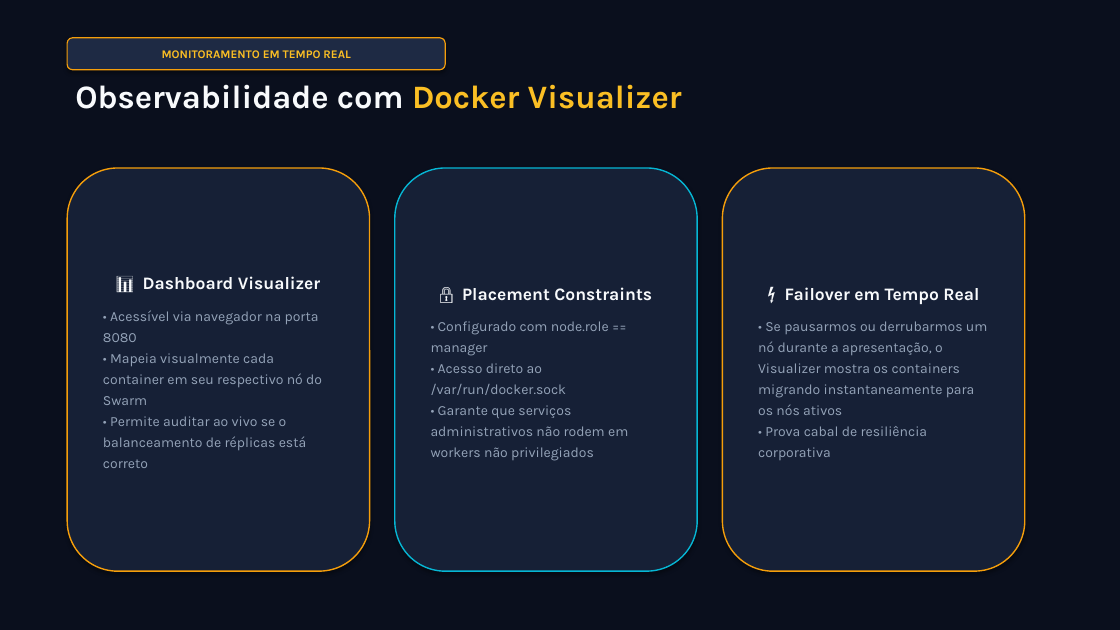
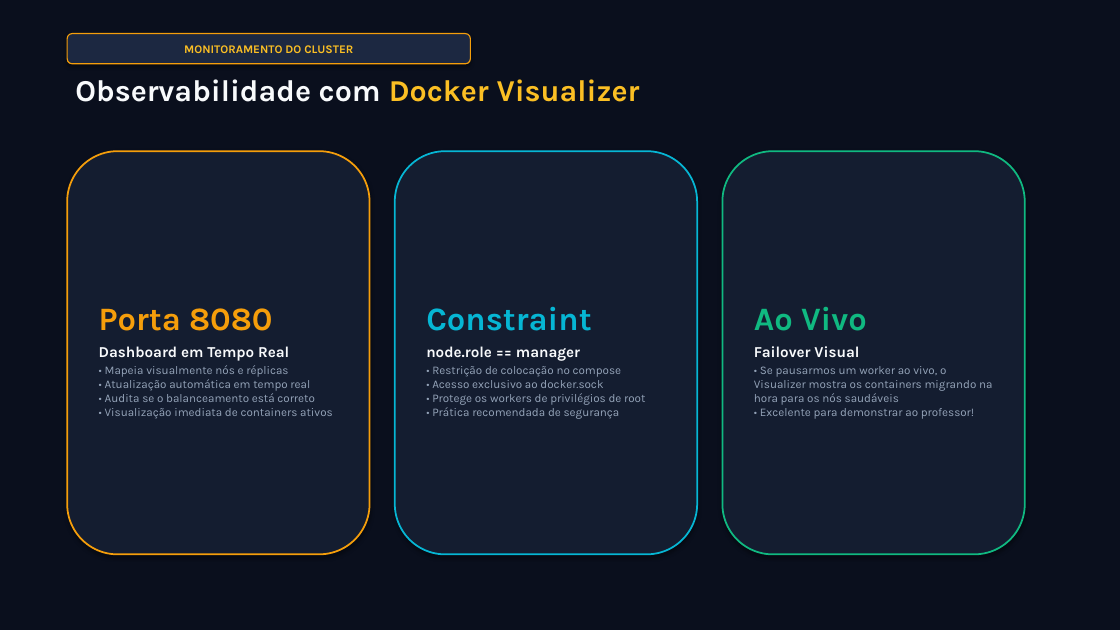
Before and after one commit to KaykyMatos845/auto-repair-budget-agent, a slide deck: slide 8 of Apresentacao_AutoBudget_AI.pptx. Drawn at 1120x630 pixels with LibreOffice and Linux fonts; fonts in the diff are those of the drawing. Boxes give left, top, right and bottom in pixels: in the first picture for what was removed or moved away, otherwise in the second. Text is boxed around its words. In the diff, an @@ line names an element or a change of style, - is before the commit and + after.

Commit message:
feat: apresentacao visual-first com fotos reais, diagrama de cluster e menos texto

```diff
--- a/Apresentacao_AutoBudget_AI.pptx
+++ b/Apresentacao_AutoBudget_AI.pptx
@@ rounded rectangle "MONITORAMENTO DO CLUSTER": place and size @@
-rounded rectangle "MONITORAMENTO DO CLUSTER" at <box>67,38,445,70</box>
+rounded rectangle "MONITORAMENTO DO CLUSTER" at <box>67,34,471,64</box>
@@ rounded rectangle "MONITORAMENTO DO CLUSTER" at <box>67,34,471,64</box>: fill #1E2A44 to #1C2841 @@
@@ text in rounded rectangle at <box>184,45,353,53</box>: text changed @@
-MONITORAMENTO EM TEMPO REAL
+MONITORAMENTO DO CLUSTER
@@ text "Observabilidade com Docker Visualizer" at <box>75,79,640,102</box>: size 28 to 26 pt @@
@@ rounded rectangle "Porta 8080" at <box>67,151,370,555</box>: fill #162036 to #141D30; outline #F59E0B 1.2 pt to #F59E0B 1.5 pt @@
@@ 3 rounded rectangles: place and size @@
-3 rounded rectangles at <box>67,168,1025,571</box>
+3 rounded rectangles at <box>67,151,1025,555</box>
@@ rounded rectangle "Constraint" at <box>395,151,697,555</box>: fill #162036 to #141D30; outline #06B6D4 1.2 pt to #06B6D4 1.5 pt @@
@@ rounded rectangle "Ao Vivo" at <box>723,151,1025,555</box>: fill #162036 to #141D30; outline #F59E0B 1.2 pt to #10B981 1.5 pt @@
@@ text in rounded rectangle at <box>99,308,333,419</box>: text changed; size 12 to 10 pt @@
-📊 Dashboard Visualizer
-• Acessível via navegador na porta 8080
-• Mapeia visualmente cada container em seu respectivo nó do Swarm
-• Permite auditar ao vivo se o balanceamento de réplicas está correto
+Porta 8080
+Dashboard em Tempo Real
+• Mapeia visualmente nós e réplicas
+• Atualização automática em tempo real
+• Audita se o balanceamento está correto
+• Visualização imediata de containers ativos
@@ text in rounded rectangle at <box>426,307,645,419</box>: text changed; size 12 to 10 pt @@
-🔒 Placement Constraints
-• Configurado com node.role == manager
-• Acesso direto ao /var/run/docker.sock
-• Garante que serviços administrativos não rodem em workers não privilegiados
+Constraint
+node.role == manager
+• Restrição de colocação no compose
+• Acesso exclusivo ao docker.sock
+• Protege os workers de privilégios de root
+• Prática recomendada de segurança
@@ text in rounded rectangle at <box>754,307,992,419</box>: text changed; size 12 to 10 pt @@
-⚡ Failover em Tempo Real
-• Se pausarmos ou derrubarmos um nó durante a apresentação, o Visualizer mostra os containers migrando instantaneamente para os nós ativos
-• Prova cabal de resiliência corporativa
+Ao Vivo
+Failover Visual
+• Se pausarmos um worker ao vivo, o Visualizer mostra os containers migrando na hora para os nós saudáveis
+• Excelente para demonstrar ao professor!
```
Also in this commit, not shown: 8 other slides changed, 3 slides added, 3 slides removed, 6 other files.
